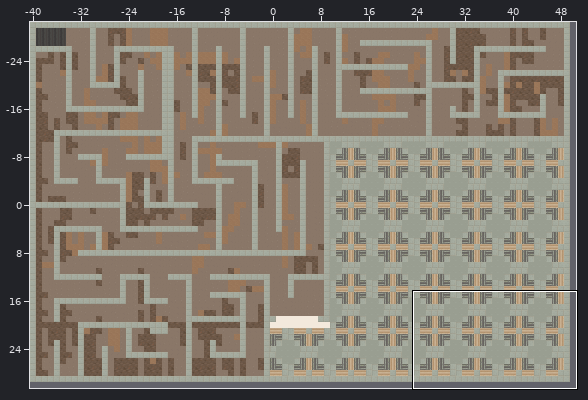
A Tiled map gets an edit: Prueba3/Assets/SuperTiled2Unity/Imports/Zhora.tmx. Above, an overview of the earlier version with the close-up marked.
Close-up. Before the edit:
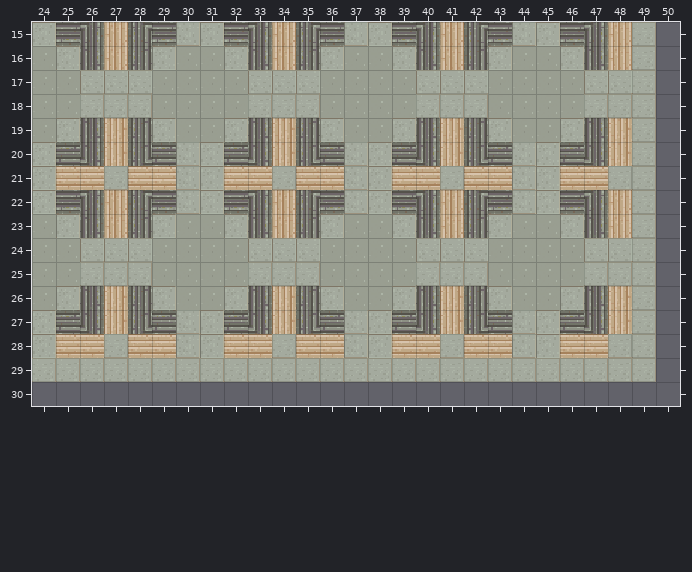
Cells are 16x16 px. Shown: x 24..50, y 15..30. The commit also changed other parts of the map, which this record leaves out.
After:
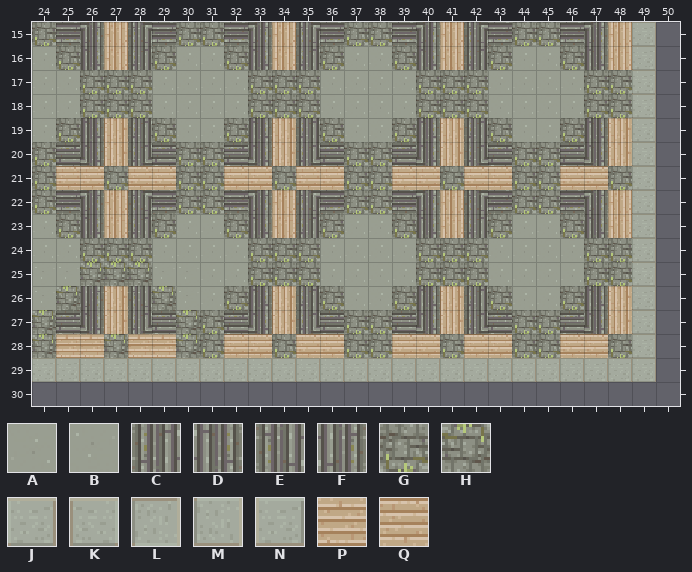
Key: from "Mundo": A 310, B 310 turned 180, C 321, D 321 flipped left-right, E 321 flipped up-down, F 321 turned 180, G 324, H 324 turned 180, J 352, K 352 flipped left-right, L 352 flipped on the other diagonal, M 352 turned 90, N 376, P 405 turned 270, Q 405 turned 90.
_ is an empty cell.
What changed:
Layer "suelo":
The author changed tile A to tile B in row 25 at x 24 to 25 and 29 to 30; in row 26 at x 24 and 30.
The author changed tile C to tile E in row 26 at x 28.
The author changed tile D to tile F in row 26 at x 26.
The author changed tile J to tile G in row 18 at x 26 to 28, 33 to 35, 40 to 42 and 47 to 48; in row 25 at x 33 to 35, 40 to 42 and 47 to 48.
The author changed tile K to tile G in row 17 at x 26 to 28, 33 to 35, 40 to 42 and 47 to 48; in row 24 at x 26 to 28, 33 to 35, 40 to 42 and 47 to 48.
The author changed tile L to tile G in row 15 at x 24, 31, 38 and 45; in row 16 at x 25, 29, 32, 36, 39, 43 and 46; in row 19 at x 25, 29, 32, 36, 39, 43 and 46; in rows 20 to 22 at x 24, 31, 38 and 45; in row 23 at x 25, 29, 32, 36, 39, 43 and 46; in row 26 at x 32, 36, 39, 43 and 46.
The author changed tile L to tile G in rows 27 to 28 at x 31, 38 and 45.
The author changed tile M to tile G in row 15 at x 30, 37 and 44; in rows 20 to 22 at x 30, 37 and 44; in rows 27 to 28 at x 37 and 44.
The author changed tile N to tile G in row 21 at x 27, 34, 41 and 48; in row 28 at x 34, 41 and 48.
The author changed tile J to tile H in row 25 at x 26 to 28.
The author changed tile L to tile H in row 26 at x 25 and 29; in rows 27 to 28 at x 24.
The author changed tile M to tile H in rows 27 to 28 at x 30.
The author changed tile N to tile H in row 28 at x 27.
The author changed tile Q to tile P in row 28 at x 25 to 26 and 28 to 29.
